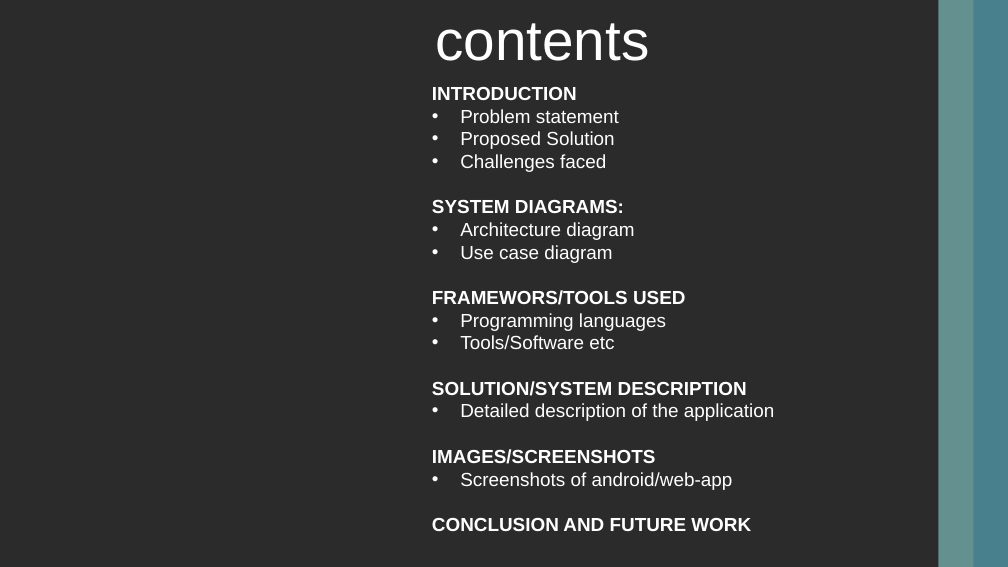
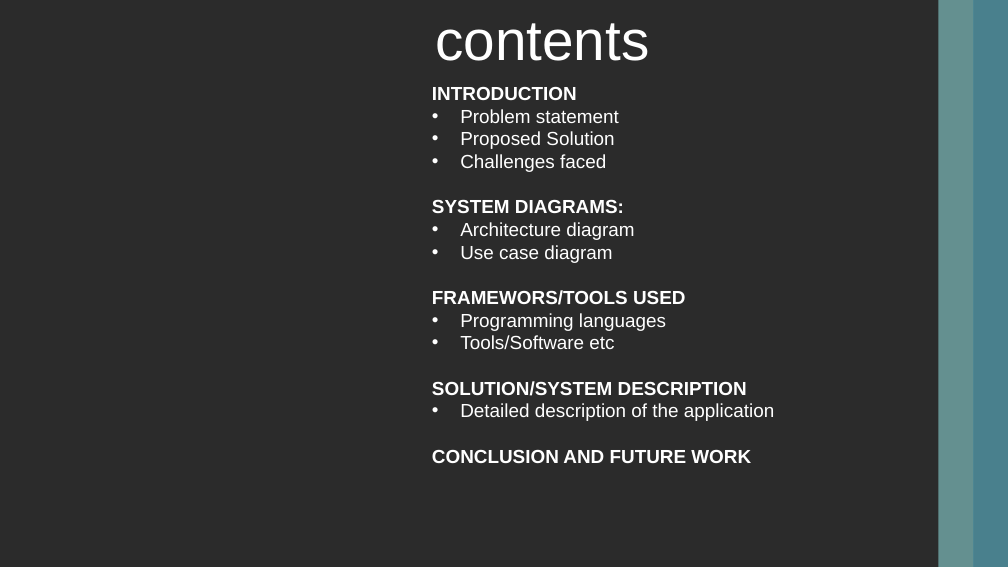
Before and after one commit to DHRUV6029/SkinSense, a slide deck: slide 3 of SKIN-SENSE-POWERPOINT.pptx. Drawn at 1008x567 pixels with LibreOffice and Linux fonts; fonts in the diff are those of the drawing; background and template pictures are left out; a plain dark background stands for a picture behind light text. Boxes give left, top, right and bottom in pixels: in the first picture for what was removed or moved away, otherwise in the second. Text is boxed around its words. In the diff, an @@ line names an element or a change of style, - is before the commit and + after.

```diff
--- a/SKIN-SENSE-POWERPOINT.pptx
+++ b/SKIN-SENSE-POWERPOINT.pptx
@@ text at [432,449,733,490]: paragraphs removed @@
-IMAGES/SCREENSHOTS
-• Screenshots of android/web-app
```
Also in this commit, not shown: 1 other slide changed, 6 slides removed.
